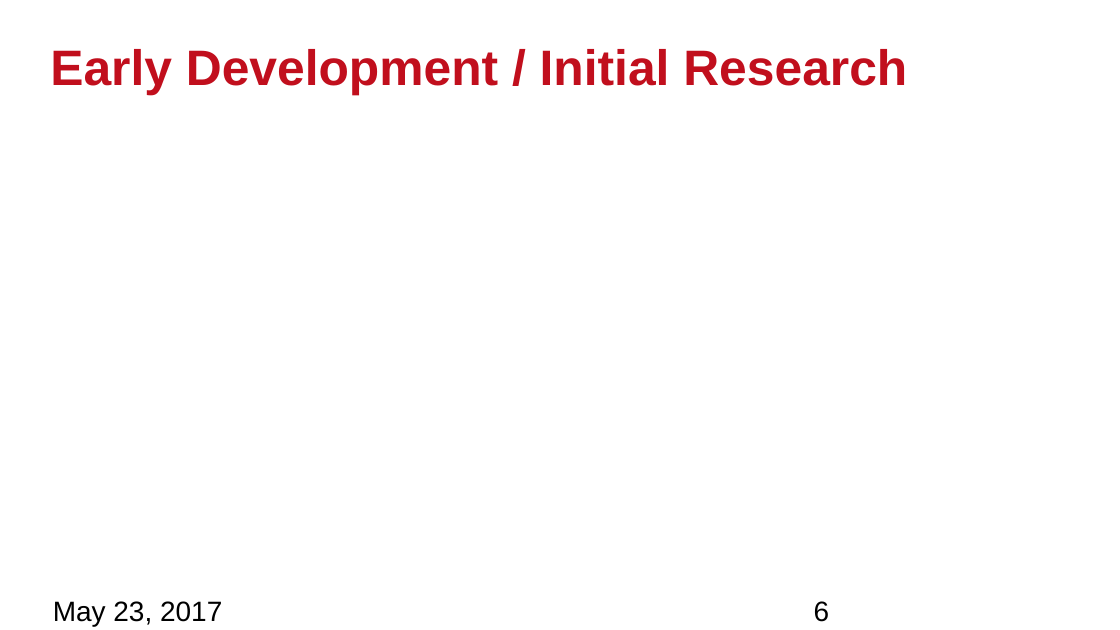
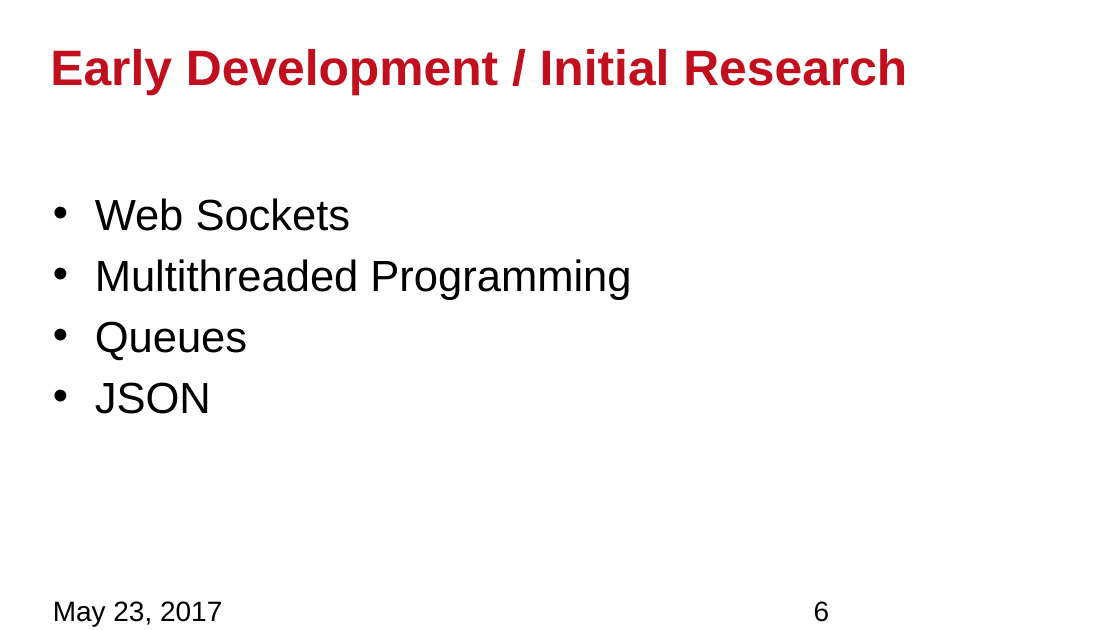
Before and after one commit to bhoang8855/JPL--FInal-Presentation, a slide deck: slide 6 of JPLFinalPresentation.pptx. Drawn at 1120x630 pixels with LibreOffice and Linux fonts; fonts in the diff are those of the drawing; background and template pictures are left out. Boxes give left, top, right and bottom in pixels: in the first picture for what was removed or moved away, otherwise in the second. Text is boxed around its words. In the diff, an @@ line names an element or a change of style, - is before the commit and + after.

Commit message:
Updated Powerpoint with Early Development Section

```diff
--- a/JPLFinalPresentation.pptx
+++ b/JPLFinalPresentation.pptx
@@ text added at [95, 198, 631, 414], 28 pt, text #000000 @@
+• Web Sockets
+• Multithreaded Programming
+• Queues
+• JSON
```
Also in this commit, not shown: 4 other slides changed, 5 slides added.
